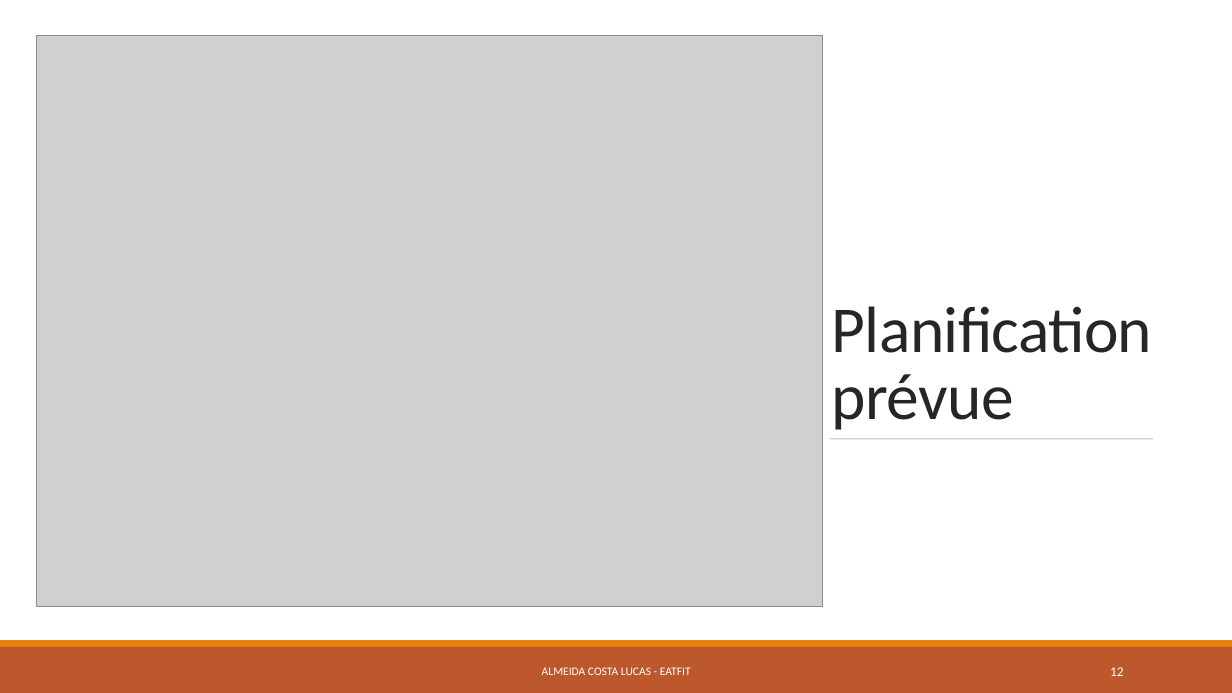
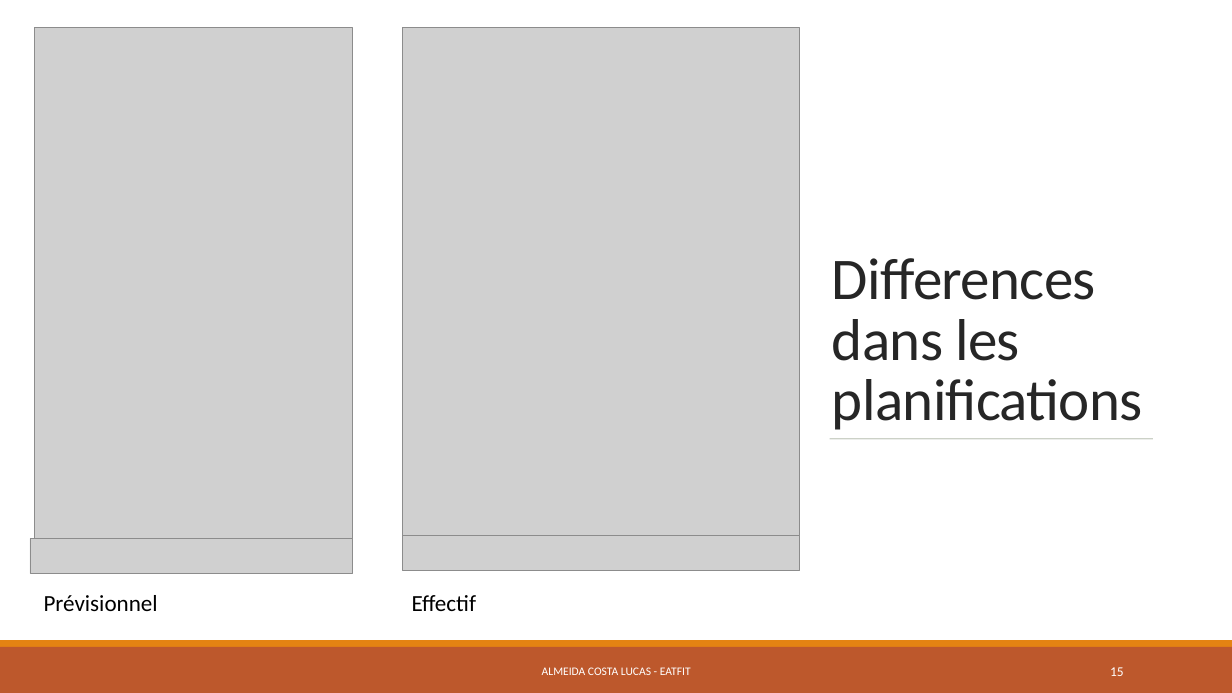
Before and after one commit to LAAC172003/EatFit_TPI_2023, a slide deck: slide 15 of Documentation/Eatfit.pptx (slide 12 before the commit). Drawn at 1232x693 pixels with LibreOffice and Linux fonts; fonts in the diff are those of the drawing; grey boxes stand for pictures. Boxes give left, top, right and bottom in pixels: in the first picture for what was removed or moved away, otherwise in the second. Text is boxed around its words. In the diff, an @@ line names an element or a change of style, - is before the commit and + after.

```diff
--- a/Documentation/Eatfit.pptx
+++ b/Documentation/Eatfit.pptx
@@ picture added at <box>34,28,352,539</box> @@
@@ picture added at <box>403,28,800,535</box> @@
@@ picture removed at <box>37,36,823,606</box> @@
@@ title at <box>832,258,1143,430</box>: text changed; size 51 to 46 pt @@
-Planification prévue
+Differences dans les planifications
@@ picture added at <box>30,539,352,574</box> @@
@@ picture added at <box>403,536,800,571</box> @@
@@ text added at <box>44,595,158,611</box>, 18 pt, text #000000 @@
+Prévisionnel
@@ text added at <box>412,595,477,611</box>, 18 pt, text #000000 @@
+Effectif
@@ page number at <box>1110,667,1124,676</box>: text changed @@
-12
+15
```
Also in this commit, not shown: 6 other slides changed, 5 slides added, 3 slides removed, 2 other files.
